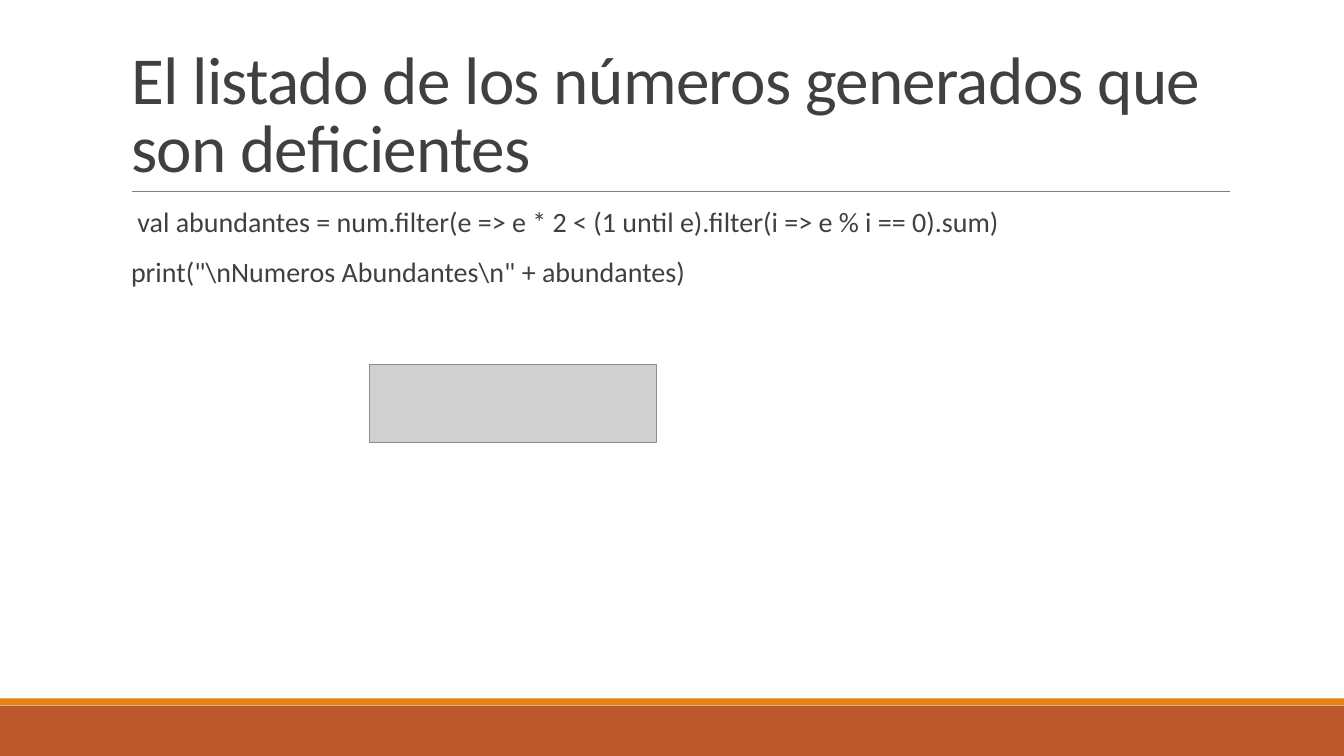
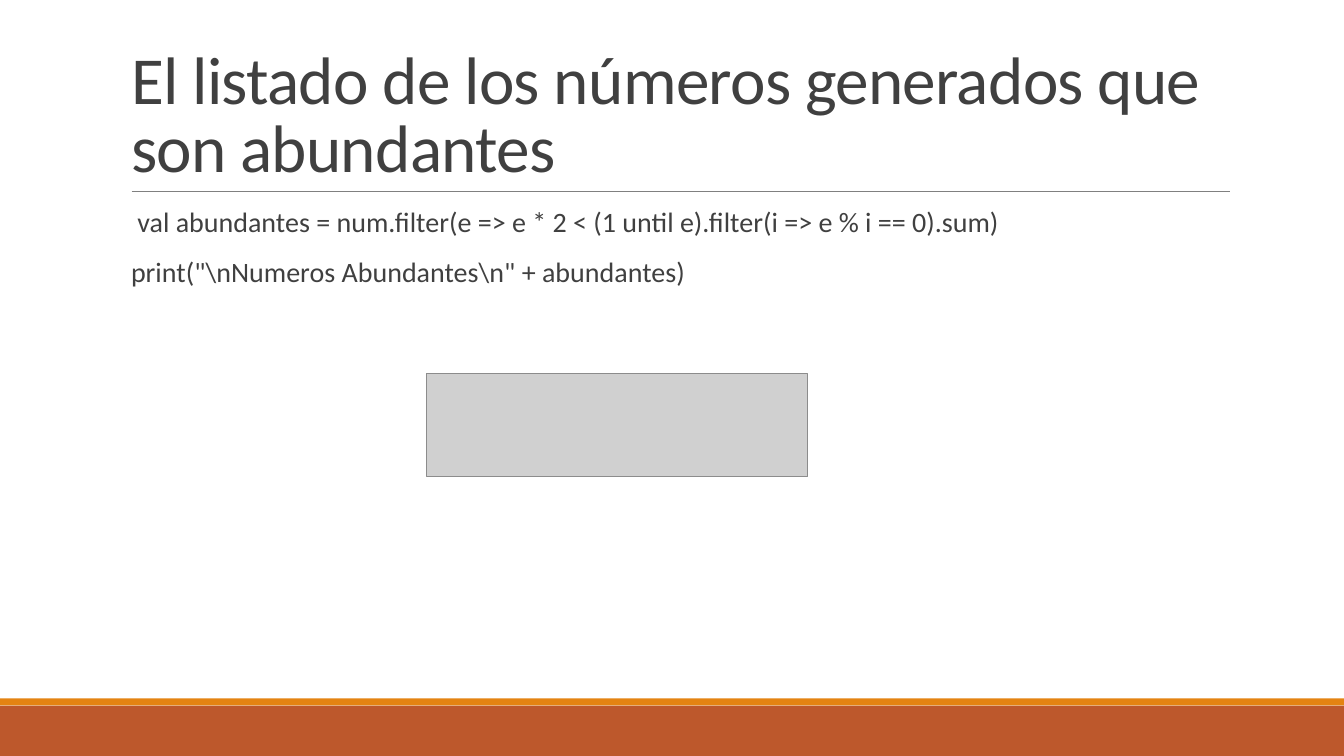
Before and after one commit to llpuchaicela/practica1_ProgAvanzada, a slide deck: slide 8 of trabvajo.pptx. Drawn at 1344x756 pixels with LibreOffice and Linux fonts; fonts in the diff are those of the drawing; grey boxes stand for pictures. Boxes give left, top, right and bottom in pixels: in the first picture for what was removed or moved away, otherwise in the second. Text is boxed around its words. In the diff, an @@ line names an element or a change of style, - is before the commit and + after.

```diff
--- a/trabvajo.pptx
+++ b/trabvajo.pptx
@@ title at <box>131,57,1201,173</box>: text changed @@
-El listado de los números generados que son deficientes
+El listado de los números generados que son abundantes
@@ picture removed at <box>370,365,656,444</box> @@
@@ picture added at <box>427,374,809,477</box> @@
```
Also in this commit, not shown: 5 other slides changed.
